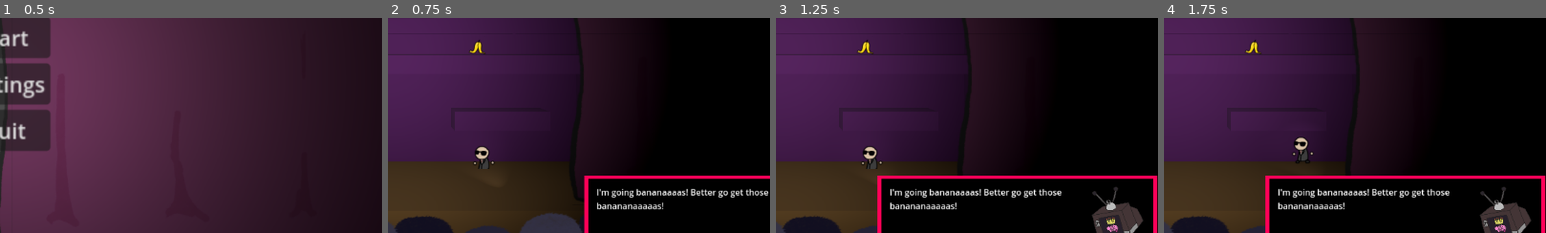
Above: before the commit, frames 1-4 (left to right).
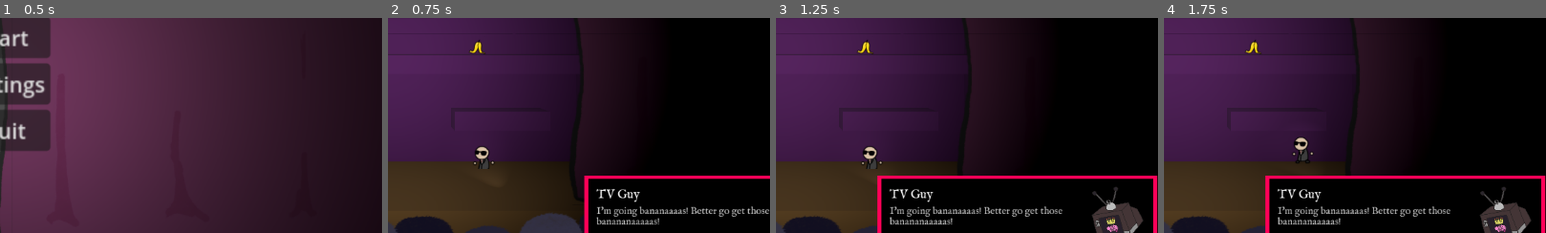
Above: after the commit, the same moments.

Repository: Dolphcode/ggj-2024
Game: Godot game, scene res://start_menu.tscn
The game is run twice, just before and just after one commit, with the same random seed, the same clock (stepped at 60 frames per second) and the same inputs. The engine's default icon, where the game draws it, is replaced by a stand-in: a white triangle on a blue panel in a dark square.
Inputs:
- Up to frame 1 (0.5 s): no input
- Up to frame 2 (0.75 s): click "Start" at 0.5 s
- Up to frame 3 (1.25 s): no input
- Up to frame 4 (1.75 s): tap Enter at 1.25 s; hold D (right) from 1.28 s (still down); tap Space (jump) at 1.52 s
The pictures show only the part of the screen within x 50-100%, y 42-92%; the shares and areas given below are measured in that part.

Frame 1 is identical in both runs. In frame 2, 2.5% of the frame differs, in the area x 54-100%, y 79-97%; in frame 3, 2.5%, in the area x 29-75%, y 79-97%; in frame 4, 2.5%.

Commit message:
Changed font of dialog box (temporarily)

Diff:
--- a/Scenes/game.tscn
+++ b/Scenes/game.tscn
@@ -12,6 +12,7 @@
 [ext_resource type="Texture2D" uid="uid://blduri7yfdouf" path="res://Assets/Sprites/UI/Heart.png" id="9_y8q1r"]
 [ext_resource type="PackedScene" uid="uid://0uewps4rbocq" path="res://Scenes/Environment/grid_tile.tscn" id="12_6ev3m"]
 [ext_resource type="Texture2D" uid="uid://bhak4bs0vbnjm" path="res://Assets/Sprites/Icons/tv_head.png" id="12_pgrxw"]
+[ext_resource type="FontFile" uid="uid://catrlte1ef2sj" path="res://Assets/Fonts/FeENrm2.ttf" id="13_vvoco"]
 
 [sub_resource type="Animation" id="Animation_7argu"]
 resource_name = "Close"
@@ -58,13 +59,21 @@
 ambient_light_source = 1
 reflected_light_source = 1
 
+[sub_resource type="LabelSettings" id="LabelSettings_erv0h"]
+font = ExtResource("13_vvoco")
+font_color = Color(0.803922, 0.803922, 0.803922, 1)
+
+[sub_resource type="LabelSettings" id="LabelSettings_bjde4"]
+font = ExtResource("13_vvoco")
+font_size = 20
+
 [sub_resource type="Animation" id="Animation_n1enj"]
 resource_name = "ShowDialog"
 length = 5.0
 tracks/0/type = "value"
 tracks/0/imported = false
 tracks/0/enabled = true
-tracks/0/path = NodePath("Dialog Box:position")
+tracks/0/path = NodePath("DialogBox:position")
 tracks/0/interp = 1
 tracks/0/loop_wrap = true
 tracks/0/keys = {
@@ -103,10 +112,10 @@
 "": SubResource("AnimationLibrary_kya12")
 }
 
-[node name="StaticBody3D2" parent="." instance=ExtResource("12_6ev3m")]
+[node name="LeftWall" parent="." instance=ExtResource("12_6ev3m")]
 transform = Transform3D(20, 0, 0, 0, 20, 0, 0, 0, 20, -19.4855, 4.75245, -17.495)
 
-[node name="StaticBody3D3" parent="." instance=ExtResource("12_6ev3m")]
+[node name="RightWall" parent="." instance=ExtResource("12_6ev3m")]
 transform = Transform3D(20, 0, 0, 0, 20, 0, 0, 0, 20, 20.6255, 4.75245, -17.6386)
 
 [node name="StagePlatform" parent="." instance=ExtResource("4_hrlmn")]
@@ -120,7 +129,7 @@
 [node name="WorldEnvironment" type="WorldEnvironment" parent="."]
 environment = SubResource("Environment_sprrj")
 
-[node name="LevelLoader" type="Node" parent="." node_paths=PackedStringArray("level_one", "level_two", "level_three", "timer", "stage_platform", "timer_label", "curtain_anim", "player", "dialog_anim", "dialog_text", "dialog_texture")]
+[node name="LevelLoader" type="Node" parent="." node_paths=PackedStringArray("level_one", "level_two", "level_three", "timer", "stage_platform", "timer_label", "curtain_anim", "player", "dialog_anim", "dialog_text", "dialog_name", "dialog_texture")]
 process_mode = 3
 script = ExtResource("5_kgk5b")
 level_one = [NodePath("1Banana"), NodePath("1Banana2"), NodePath("1Banana3")]
@@ -131,9 +140,10 @@
 timer_label = NodePath("../CanvasLayer/Label")
 curtain_anim = NodePath("../Stage/CurtainAnimation")
 player = NodePath("../StagePlatform/Player")
-dialog_anim = NodePath("../CanvasLayer/Dialogue Snippet/Dialog")
-dialog_text = NodePath("../CanvasLayer/Dialogue Snippet/Dialog Box/Label")
-dialog_texture = NodePath("../CanvasLayer/Dialogue Snippet/Dialog Box/TextureRect")
+dialog_anim = NodePath("../CanvasLayer/DialogueSnippet/Dialog")
+dialog_text = NodePath("../CanvasLayer/DialogueSnippet/DialogBox/MiniDialogue")
+dialog_name = NodePath("../CanvasLayer/DialogueSnippet/DialogBox/SpeakerName")
+dialog_texture = NodePath("../CanvasLayer/DialogueSnippet/DialogBox/CharacterIcon")
 
 [node name="Timer" type="Timer" parent="LevelLoader"]
 wait_time = 30.0
@@ -144,23 +154,22 @@
 collectibles = Array[String](["res://Scenes/Objectives/banana.tscn", "res://Scenes/Objectives/banana.tscn", "res://Scenes/Objectives/banana.tscn"])
 grid_info = "res://Assets/Grid Info/Diff 1/bananas.txt"
 event_dialog = "I'm going bananaaaas! Better go get those banananaaaaas!"
-event_icon = "res://Assets/Sprites/Icons/tv_head.png"
 
 [node name="1Banana2" type="Node" parent="LevelLoader"]
 script = ExtResource("8_y8ohe")
 spawns = Array[String](["res://Enemies/Scenes/parent_enemy.tscn", "res://Enemies/Scenes/parent_enemy.tscn"])
 collectibles = Array[String](["res://Scenes/Objectives/banana.tscn", "res://Scenes/Objectives/banana.tscn", "res://Scenes/Objectives/banana.tscn", "res://Scenes/Objectives/banana.tscn"])
 grid_info = "res://Assets/Grid Info/Diff 1/groceries.txt"
+event_icon = "res://Assets/Sprites/Icons/agent47.png"
 event_dialog = "I gotta go get my groceries!!!!! Let's gooooo"
-event_icon = "res://Assets/Sprites/Characters/agent47.png"
 
 [node name="1Banana3" type="Node" parent="LevelLoader"]
 script = ExtResource("9_gili5")
 spawns = Array[String](["res://Enemies/Scenes/parent_enemy.tscn", "res://Enemies/Scenes/parent_enemy.tscn", "res://Enemies/Scenes/teeth_gomba.tscn"])
 target_idx = Array[int]([2])
 grid_info = "res://Assets/Grid Info/Diff 1/dentures.txt"
+event_icon = "res://Assets/Sprites/Icons/gramma.png"
 event_dialog = "Oh honey dear! I seem to have lost my dentures. Could you fetch them for me"
-event_icon = "res://Assets/Sprites/Characters/gramma.png"
 
 [node name="CanvasLayer" type="CanvasLayer" parent="."]
 
@@ -194,7 +203,7 @@
 text = "TIMER"
 horizontal_alignment = 2
 
-[node name="Dialogue Snippet" type="Control" parent="CanvasLayer"]
+[node name="DialogueSnippet" type="Control" parent="CanvasLayer"]
 layout_mode = 3
 anchors_preset = 3
 anchor_left = 1.0
@@ -206,7 +215,7 @@
 grow_horizontal = 0
 grow_vertical = 0
 
-[node name="Dialog Box" type="Control" parent="CanvasLayer/Dialogue Snippet"]
+[node name="DialogBox" type="Control" parent="CanvasLayer/DialogueSnippet"]
 layout_mode = 1
 anchors_preset = 3
 anchor_left = 1.0
@@ -222,14 +231,14 @@
 pivot_offset = Vector2(527, 173)
 metadata/_edit_use_anchors_ = true
 
-[node name="ColorRect" type="ColorRect" parent="CanvasLayer/Dialogue Snippet/Dialog Box"]
+[node name="TextboxBorder" type="ColorRect" parent="CanvasLayer/DialogueSnippet/DialogBox"]
 layout_mode = 0
 offset_top = 2.0
 offset_right = 528.0
 offset_bottom = 174.0
 color = Color(1, 0, 0.345098, 1)
 
-[node name="ColorRect2" type="ColorRect" parent="CanvasLayer/Dialogue Snippet/Dialog Box"]
+[node name="TextboxFill" type="ColorRect" parent="CanvasLayer/DialogueSnippet/DialogBox"]
 layout_mode = 0
 offset_left = 7.0
 offset_top = 9.0
@@ -237,7 +246,7 @@
 offset_bottom = 166.0
 color = Color(0, 0, 0, 1)
 
-[node name="TextureRect" type="TextureRect" parent="CanvasLayer/Dialogue Snippet/Dialog Box"]
+[node name="CharacterIcon" type="TextureRect" parent="CanvasLayer/DialogueSnippet/DialogBox"]
 layout_mode = 1
 anchors_preset = 3
 anchor_left = 1.0
@@ -253,15 +262,28 @@
 texture = ExtResource("12_pgrxw")
 expand_mode = 1
 
-[node name="Label" type="Label" parent="CanvasLayer/Dialogue Snippet/Dialog Box"]
+[node name="MiniDialogue" type="Label" parent="CanvasLayer/DialogueSnippet/DialogBox"]
 layout_mode = 0
 offset_left = 23.0
-offset_top = 22.0
+offset_top = 58.0
 offset_right = 360.0
 offset_bottom = 151.0
+text = "Testing Dialogue here"
+label_settings = SubResource("LabelSettings_erv0h")
 autowrap_mode = 3
 
-[node name="Dialog" type="AnimationPlayer" parent="CanvasLayer/Dialogue Snippet"]
+[node name="SpeakerName" type="Label" parent="CanvasLayer/DialogueSnippet/DialogBox"]
+layout_mode = 0
+offset_left = 23.0
+offset_top = 21.0
+offset_right = 360.0
+offset_bottom = 49.0
+text = "Character Name"
+label_settings = SubResource("LabelSettings_bjde4")
+vertical_alignment = 1
+autowrap_mode = 3
+
+[node name="Dialog" type="AnimationPlayer" parent="CanvasLayer/DialogueSnippet"]
 libraries = {
 "": SubResource("AnimationLibrary_361nu")
 }
--- a/Scripts/Levels/level_loader.gd
+++ b/Scripts/Levels/level_loader.gd
@@ -17,6 +17,7 @@
 @export_category("Dialog")
 @export var dialog_anim: AnimationPlayer
 @export var dialog_text: Label
+@export var dialog_name: Label
 @export var dialog_texture: TextureRect
 var stage: StageBase
 
@@ -59,5 +60,6 @@
 
 func show_dialog():
 	dialog_text.text = stage.event_dialog
+	dialog_name.text = stage.event_character
 	dialog_texture.texture = stage.icon
 	dialog_anim.play("ShowDialog")
Binary file added: Assets/Fonts/FeENrm2.ttf
Not shown, added: Assets/Fonts/FeENrm2.ttf.import
Renamed: Assets/Sprites/Characters/agent47.png -> Assets/Sprites/Icons/agent47.png
Not shown, changed: Assets/Sprites/Icons/agent47.png.import
Renamed: Assets/Sprites/Characters/gramma.png -> Assets/Sprites/Icons/gramma.png
Not shown, changed: Assets/Sprites/Icons/gramma.png.import
Renamed: Assets/Sprites/Characters/shroomsoy.png -> Assets/Sprites/Icons/shroomsoy.png
Not shown, changed: Assets/Sprites/Icons/shroomsoy.png.import
Not shown: 1 places in Scenes/game.tscn that only renumber resources
